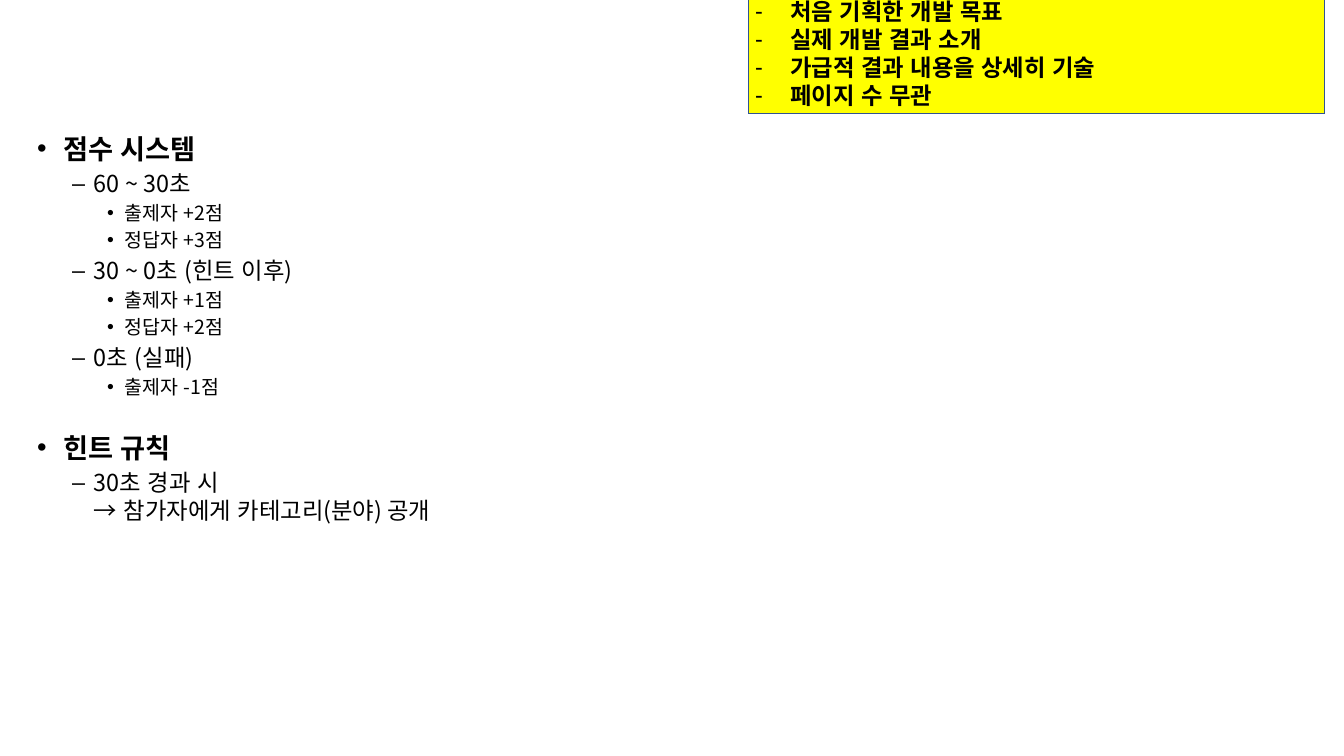
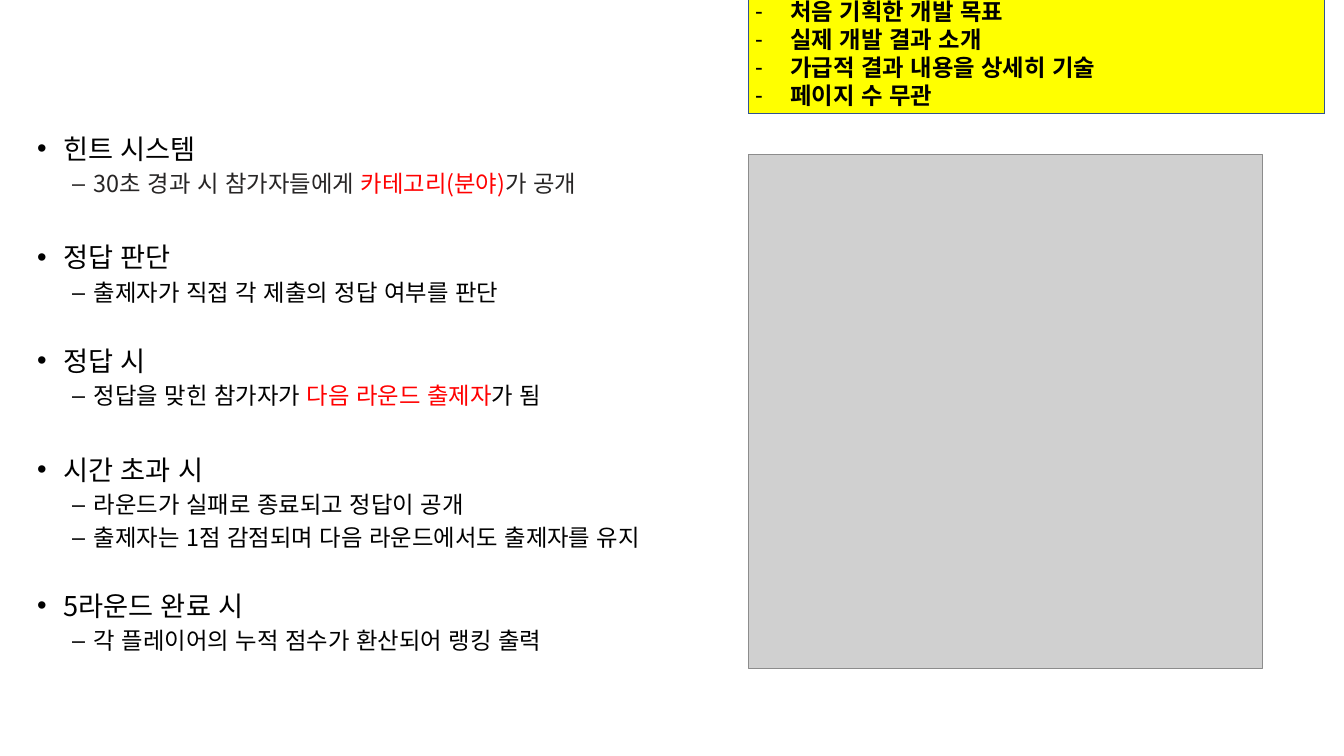
Before and after one commit to jewon1230-wq/For_transfer_files_jw, a slide deck: slide 5 of LG_부트캠프_12기_C반_프로젝트일정_및_최종제출결과물_3팀/LG_부트캠프_12기_C반_최종결과물(3팀)/결과보고서/4.LG_부트캠프_12기_C반_결과보고서(3팀)_v1.pptx. Drawn at 1344x756 pixels with LibreOffice and Linux fonts; fonts in the diff are those of the drawing; grey boxes stand for pictures; background and template pictures are left out. Boxes give left, top, right and bottom in pixels: in the first picture for what was removed or moved away, otherwise in the second. Text is boxed around its words. In the diff, an @@ line names an element or a change of style, - is before the commit and + after.

```diff
--- a/LG_부트캠프_12기_C반_프로젝트일정_및_최종제출결과물_3팀/LG_부트캠프_12기_C반_최종결과물(3팀)/결과보고서/4.LG_부트캠프_12기_C반_결과보고서(3팀)_v1.pptx
+++ b/LG_부트캠프_12기_C반_프로젝트일정_및_최종제출결과물_3팀/LG_부트캠프_12기_C반_최종결과물(3팀)/결과보고서/4.LG_부트캠프_12기_C반_결과보고서(3팀)_v1.pptx
@@ text removed at box(63, 136, 430, 524) @@
-• 점수 시스템
-  – 60 ~ 30초
-    • 출제자 +2점
-    • 정답자 +3점
-  – 30 ~ 0초 (힌트 이후)
-    • 출제자 +1점
-    • 정답자 +2점
-  – 0초 (실패)
-    • 출제자 -1점
-• 힌트 규칙
-  – 30초 경과 시
-    → 참가자에게 카테고리(분야) 공개
@@ text added at box(63, 136, 640, 651), 24 pt, text #000000 @@
+• 힌트 시스템
+  – 30초 경과 시 참가자들에게 카테고리(분야)가 공개
+• 정답 판단
+  – 출제자가 직접 각 제출의 정답 여부를 판단
+• 정답 시
+  – 정답을 맞힌 참가자가 다음 라운드 출제자가 됨
+• 시간 초과 시
+  – 라운드가 실패로 종료되고 정답이 공개
+  – 출제자는 1점 감점되며 다음 라운드에서도 출제자를 유지
+• 5라운드 완료 시
+  – 각 플레이어의 누적 점수가 환산되어 랭킹 출력
@@ picture added at box(748, 154, 1262, 668) @@
```
Also in this commit, not shown: 2 other slides changed, 1 slide added, 2 other files.
